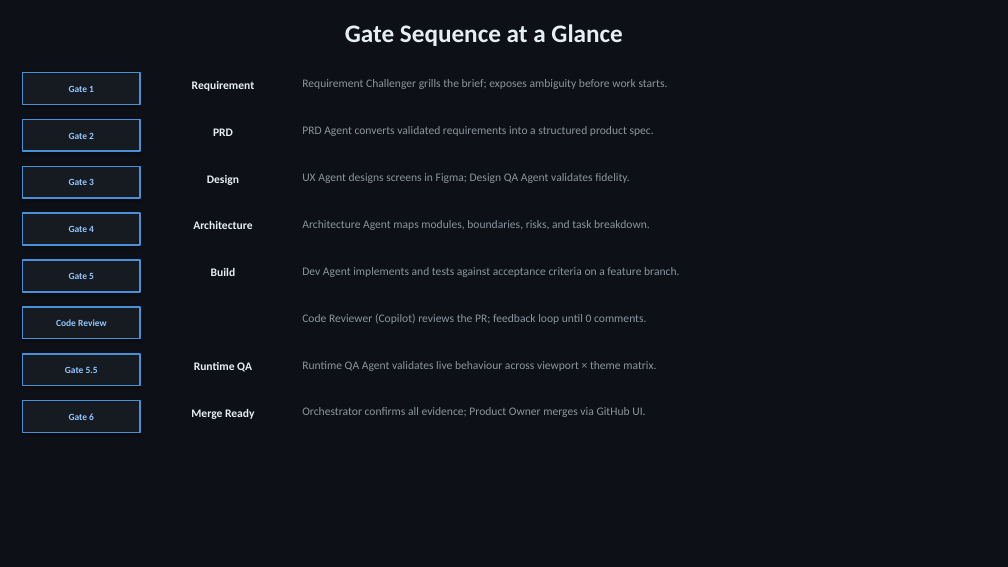
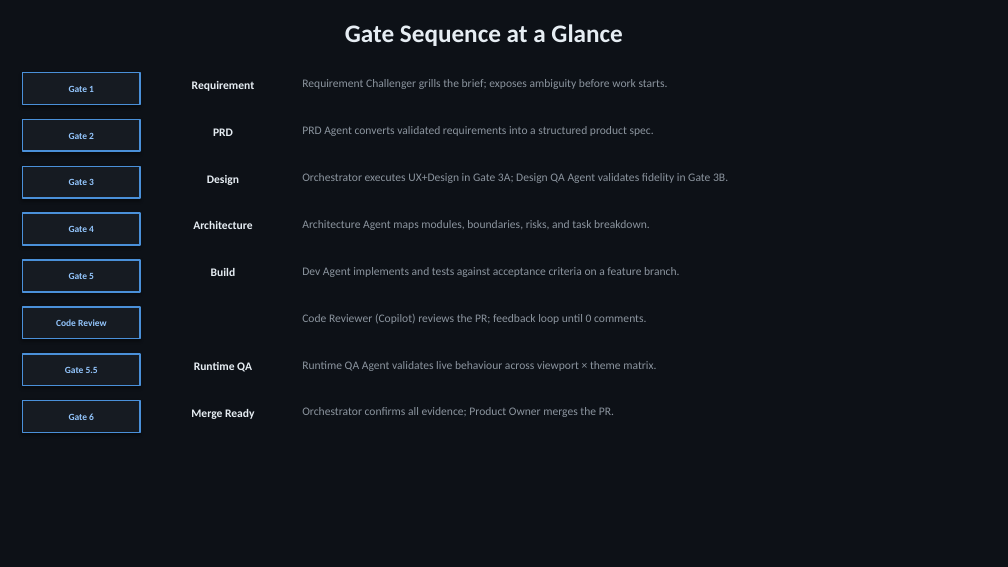
Before and after one commit to nishantnaagnihotri/tark-vitark, a slide deck: slide 3 of docs/agentic-workflow.pptx. Drawn at 1008x567 pixels with LibreOffice and Linux fonts; fonts in the diff are those of the drawing. Boxes give left, top, right and bottom in pixels: in the first picture for what was removed or moved away, otherwise in the second. Text is boxed around its words. In the diff, an @@ line names an element or a change of style, - is before the commit and + after.

```diff
--- a/docs/agentic-workflow.pptx
+++ b/docs/agentic-workflow.pptx
@@ text at bbox=[302, 173, 728, 183]: text changed @@
-UX Agent designs screens in Figma; Design QA Agent validates fidelity.
+Orchestrator executes UX+Design in Gate 3A; Design QA Agent validates fidelity in Gate 3B.
@@ text at bbox=[302, 407, 614, 417]: text changed @@
-Orchestrator confirms all evidence; Product Owner merges via GitHub UI.
+Orchestrator confirms all evidence; Product Owner merges the PR.
```
Also in this commit, not shown: 1 other slide changed, 3 other files.
